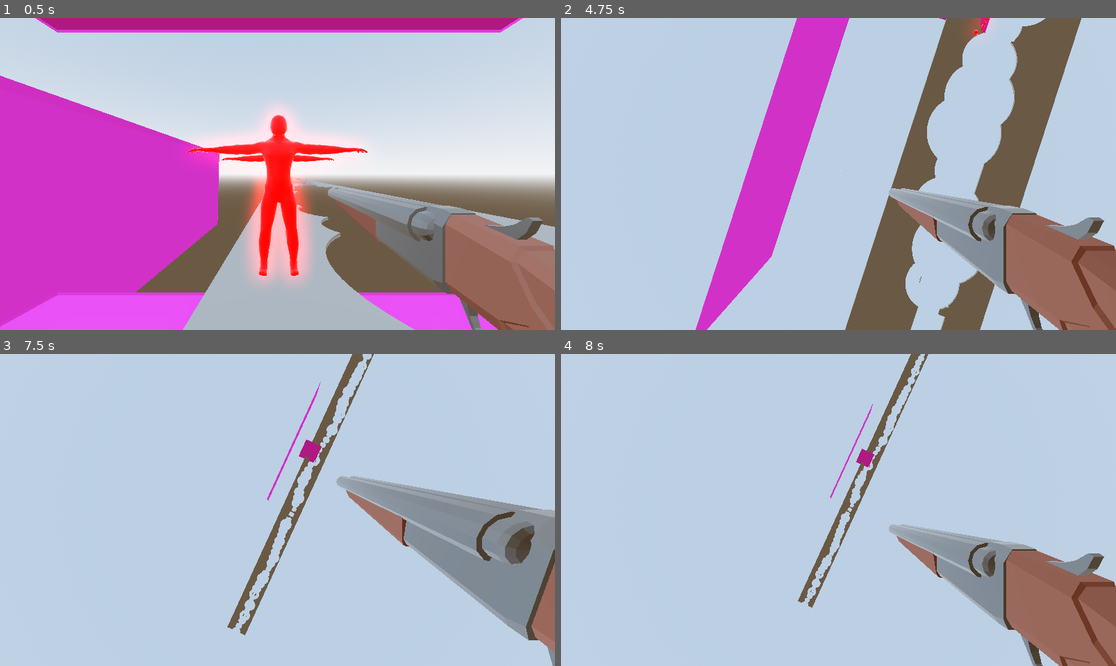
Above: before the commit, frames 1-4 (two rows, left to right).
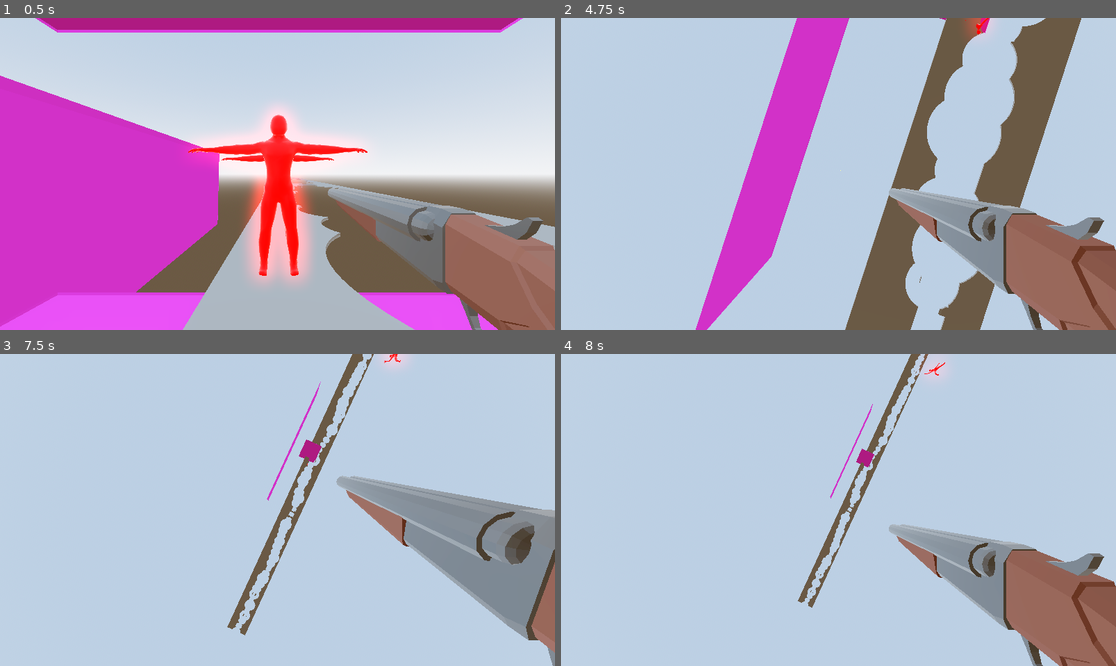
Above: after the commit, the same moments.

Repository: Games4Doritos/UWAGameJam2
Game: Godot game, scene res://Scenes/world.tscn
Same seed, same stepped clock (60 frames per second), same inputs: the game is played once before the commit and once after it. This scene is started directly instead of the project's main scene.
Inputs (mouse positions are in pixels of both pictures, inside the frame that each line leads up to):
- Up to frame 1 (0.5 s): no input
- Up to frame 2 (4.75 s): move the mouse to (832, 180) at 0.52 s; hold Shift (run) 0.53-1.28 s; hold W (forward) 0.53-2.78 s; click (832, 180) at 0.67 s; tap Space (jump) at 0.77, 1.52, 3.02, 3.77, 4.52 s; move the mouse to (877, 177) at 1.27 s; click (877, 177) at 1.35 s; move the mouse to (794, 170) at 2.02 s; hold Shift (run) 2.03-2.78 s; click (794, 170) at 2.17 s; tap Enter at 2.75 s; move the mouse to (844, 174) at 2.77 s; hold A (left) 2.78-3.53 s; click (844, 174) at 2.85 s; move the mouse to (816, 167) at 3.52 s; hold Shift (run) 3.53-4.28 s; hold W (forward) from 3.53 s (still down); click (816, 167) at 3.67 s; move the mouse to (866, 174) at 4.27 s; click (866, 174) at 4.35 s
- Up to frame 3 (7.5 s): move the mouse to (249, 510) at 5.02 s; hold Shift (run) 5.03-5.78 s; click (249, 510) at 5.17 s; move the mouse to (288, 503) at 5.77 s; release W (forward) at 5.78 s; hold D (right) 5.78-6.53 s; click (288, 503) at 5.85 s; tap Space (jump) at 6.02, 6.77 s; move the mouse to (271, 516) at 6.52 s; hold Shift (run) 6.53-7.28 s; hold W (forward) from 6.53 s (still down); click (271, 516) at 6.67 s; move the mouse to (316, 513) at 7.27 s; click (316, 513) at 7.35 s
- Up to frame 4 (8 s): keep holding W (forward); tap Space (jump) at 7.52 s

Frame 1 is identical in both runs. In frame 2, less than 0.1% of the frame differs, in the area x 72-77%, y 0-6%; in frame 3, 0.2%, in the area x 55-74%, y 0-37%; in frame 4, 0.1%.

Commit message:
fix: sounds not looping
# Problem
After enabling looping the sounds still weren't looping.

#Solution
Turned looping on after enabling.

Diff:
--- a/Scenes/electric_ball.tscn
+++ b/Scenes/electric_ball.tscn
@@ -253,6 +253,6 @@
 stream = ExtResource("6_pc6ia")
 volume_db = -2.0
 autoplay = true
-parameters/looping = false
+parameters/looping = true
 
 [connection signal="body_entered" from="." to="." method="_on_body_entered"]
--- a/Scenes/enemy.tscn
+++ b/Scenes/enemy.tscn
@@ -410,11 +410,11 @@
 shape = SubResource("CapsuleShape3D_287tu")
 
 [node name="Physical Bone mixamorig_Neck" type="PhysicalBone3D" parent="RootNode/Skeleton3D/PhysicalBoneSimulator3D" index="4"]
-transform = Transform3D(-1, 9.3311095e-17, 1.459049e-16, -1.2246469e-16, 0.2147305, -0.97667336, -1.2246469e-16, -0.97667336, -0.2147305, 0.010082372, 2.2031326, -0.0059700217)
+transform = Transform3D(-1, 9.3311095e-17, 1.459049e-16, -1.2246469e-16, 0.2147305, -0.97667336, -1.2246469e-16, -0.97667336, -0.2147305, 0.010082372, 2.2031326, -0.005971818)
 collision_layer = 2
 joint_type = 5
-joint_offset = Transform3D(1, 0, 0, 0, 1, 0, 0, 0, 1, 6.491901e-25, -0.00018649362, 0.043601263)
-body_offset = Transform3D(-1, 0, 1.4889251e-23, 0, 0.2147305, -0.97667336, 0, -0.97667336, -0.2147305, 0, 0.042624235, 0.009180377)
+joint_offset = Transform3D(1, 0, 0, 0, 1, 0, 0, 0, 1, 6.4918436e-25, -0.00018824823, 0.043600876)
+body_offset = Transform3D(-1, 0, 1.4889251e-23, 0, 0.2147305, -0.97667336, 0, -0.97667336, -0.2147305, 0, 0.042624235, 0.009178581)
 bone_name = "mixamorig_Neck"
 joint_constraints/x/linear_limit_enabled = true
 joint_constraints/x/linear_limit_upper = 0.0
@@ -485,11 +485,11 @@
 shape = SubResource("CapsuleShape3D_0830c")
 
 [node name="Physical Bone mixamorig_LeftShoulder" type="PhysicalBone3D" parent="RootNode/Skeleton3D/PhysicalBoneSimulator3D" index="5"]
-transform = Transform3D(-0.009872558, -0.32283223, -0.9464047, -0.022064637, -0.94615006, 0.32297552, -0.9997078, 0.02407067, 0.0022177454, 0.19027574, 2.1003497, -0.015574783)
+transform = Transform3D(-0.009872558, -0.32283223, -0.9464047, -0.022064637, -0.94615006, 0.32297555, -0.9997078, 0.02407067, 0.0022177442, 0.19027574, 2.1003497, -0.015574783)
 collision_layer = 2
 joint_type = 5
-joint_offset = Transform3D(1, 0, 0, 0, 1, 0, 0, 0, 1, -8.682284e-06, 5.7935107e-05, 0.0934119)
-body_offset = Transform3D(1, -5.7742e-08, -5.448237e-08, 5.122274e-09, -3.659079e-08, -0.9999999, 1.8626451e-08, 0.99999994, 6.5883796e-09, 8.687377e-06, 0.09341189, -5.7935715e-05)
+joint_offset = Transform3D(1, 0, 0, 0, 1, 0, 0, 0, 1, -8.682219e-06, 5.7932313e-05, 0.0934119)
+body_offset = Transform3D(1, -5.7742e-08, -5.5180863e-08, 5.122274e-09, -3.659079e-08, -0.9999998, 1.8626451e-08, 0.99999994, 3.6416168e-08, 8.687377e-06, 0.09341189, -5.7935715e-05)
 bone_name = "mixamorig_LeftShoulder"
 joint_constraints/x/linear_limit_enabled = true
 joint_constraints/x/linear_limit_upper = 0.0
@@ -594,11 +594,11 @@
 shape = SubResource("CapsuleShape3D_auwsv")
 
 [node name="Physical Bone mixamorig_LeftHand" type="PhysicalBone3D" parent="RootNode/Skeleton3D/PhysicalBoneSimulator3D" index="8"]
-transform = Transform3D(0.015440291, 0.6578712, -0.7529721, 0.99652517, 0.05151962, 0.0654472, 0.081848666, -0.7513662, -0.6547898, 1.1709743, 2.0091324, 0.02139545)
+transform = Transform3D(0.015440291, 0.6578712, -0.75297225, 0.99652517, 0.051519625, 0.0654472, 0.081848666, -0.75136626, -0.65478975, 1.1709743, 2.0091324, 0.02139545)
 collision_layer = 2
 joint_type = 5
-joint_offset = Transform3D(1, 0, 0, 0, 1, 0, 0, 0, 1, -8.304464e-05, -1.2222226e-05, 0.044564955)
-body_offset = Transform3D(-0.0829988, 0.7129148, 0.6963217, -4.656613e-10, 0.69873255, -0.7153831, -0.9965496, -0.059376024, -0.057993878, -0.031029727, 0.031889558, 0.002501011)
+joint_offset = Transform3D(1, 0, 0, 0, 1, 0, 0, 0, 1, -8.304464e-05, -1.2227829e-05, 0.04456496)
+body_offset = Transform3D(-0.0829988, 0.71291476, 0.6963218, -4.656613e-10, 0.6987325, -0.715383, -0.9965496, -0.05937602, -0.05799388, -0.031029727, 0.031889558, 0.002501011)
 bone_name = "mixamorig_LeftHand"
 joint_constraints/x/linear_limit_enabled = true
 joint_constraints/x/linear_limit_upper = 0.0
@@ -686,11 +686,11 @@
 shape = SubResource("CapsuleShape3D_5xdhn")
 
 [node name="Physical Bone mixamorig_RightArm" type="PhysicalBone3D" parent="RootNode/Skeleton3D/PhysicalBoneSimulator3D" index="10"]
-transform = Transform3D(-0.04632924, 0.12453999, 0.99113244, 0.0080812145, -0.9921186, 0.12504166, 0.9988935, 0.013802639, 0.04495767, -0.44527283, 2.0465627, -0.023001265)
+transform = Transform3D(-0.04632924, 0.12453999, 0.99113244, 0.008081215, -0.9921186, 0.12504166, 0.99889356, 0.013802639, 0.044957668, -0.44527283, 2.0465627, -0.023001265)
 collision_layer = 2
 joint_type = 2
-joint_offset = Transform3D(1, 0, 0, 0, 1, 0, 0, 0, 1, -1.4728544e-08, 8.697534e-08, 0.18845062)
-body_offset = Transform3D(1, 1.2479722e-07, 6.3329935e-08, 2.9802322e-08, -5.266047e-07, -1, -8.940697e-08, 1, -4.6152854e-07, 2.7939677e-09, 0.18845062, 0)
+joint_offset = Transform3D(1, 0, 0, 0, 1, 0, 0, 0, 1, -1.543058e-08, 8.696438e-08, 0.18845062)
+body_offset = Transform3D(0.99999994, 1.2479722e-07, 6.7055225e-08, 2.9802322e-08, -5.266047e-07, -1, -9.033829e-08, 1, -4.6147034e-07, 2.7939677e-09, 0.18845062, 0)
 bone_name = "mixamorig_RightArm"
 joint_constraints/swing_span = 45.0
 joint_constraints/twist_span = 0.0
@@ -703,11 +703,11 @@
 shape = SubResource("CapsuleShape3D_4jyny")
 
 [node name="Physical Bone mixamorig_RightForeArm" type="PhysicalBone3D" parent="RootNode/Skeleton3D/PhysicalBoneSimulator3D" index="11"]
-transform = Transform3D(0.0515013, 0.023725156, 0.9983911, 0.020355785, -0.99953496, 0.022702303, 0.9984655, 0.019153835, -0.051960293, -0.87462956, 2.0174336, -0.018846262)
+transform = Transform3D(0.051501296, 0.023725158, 0.9983911, 0.020355785, -0.999535, 0.022702303, 0.9984654, 0.019153837, -0.051960293, -0.87462956, 2.0174336, -0.018846262)
 collision_layer = 2
 joint_type = 2
-joint_offset = Transform3D(1, 0, 0, 0, 1, 0, 0, 0, 1, -1.5981253e-06, -4.898176e-05, 0.24296936)
-body_offset = Transform3D(0.99999994, -2.2351742e-08, 1.1958182e-06, 1.1585653e-06, 3.7590507e-07, -0.9999999, 5.9604645e-08, 1.0000001, 4.360918e-07, 1.3075769e-06, 0.24296933, 4.887581e-05)
+joint_offset = Transform3D(1, 0, 0, 0, 1, 0, 0, 0, 1, -1.5981252e-06, -4.8981765e-05, 0.24296936)
+body_offset = Transform3D(1, -2.2351742e-08, 1.1958182e-06, 1.1585653e-06, 3.7578866e-07, -0.9999999, 5.9604645e-08, 1, 4.360918e-07, 1.3075769e-06, 0.24296933, 4.887581e-05)
 bone_name = "mixamorig_RightForeArm"
 joint_constraints/swing_span = 45.0
 joint_constraints/twist_span = 0.0
@@ -737,11 +737,11 @@
 shape = SubResource("CapsuleShape3D_ve8xs")
 
 [node name="Physical Bone mixamorig_LeftLeg" type="PhysicalBone3D" parent="RootNode/Skeleton3D/PhysicalBoneSimulator3D" index="13"]
-transform = Transform3D(-0.99771625, 7.361928e-05, -0.0675449, -0.06754473, 0.0013993804, 0.9977153, 0.00016797206, 0.9999991, -0.0013912119, 0.23927768, 0.41173577, -0.0024750354)
+transform = Transform3D(-0.99771625, 7.3675554e-05, -0.0675449, -0.06754473, 0.0013993803, 0.9977153, 0.0001680282, 0.9999991, -0.001391208, 0.2393063, 0.41173583, -0.002474438)
 collision_layer = 2
 joint_type = 2
-joint_offset = Transform3D(1, 0, 0, 0, 1, 0, 0, 0, 1, 0.00032693805, -6.619084e-05, 0.31356436)
-body_offset = Transform3D(1, -3.430483e-06, -8.7711436e-07, -8.913178e-07, 2.0954758e-07, -1.0000001, 3.430483e-06, 1.0000001, 2.0954758e-07, -0.00032666326, 0.3135644, 6.612402e-05)
+joint_offset = Transform3D(1, 0, 0, 0, 1, 0, 0, 0, 1, 0.00035548868, -6.6791705e-05, 0.31356624)
+body_offset = Transform3D(1, -3.486639e-06, -8.7711373e-07, -8.9123967e-07, 2.1338928e-07, -1.0000001, 3.4866243e-06, 1.0000001, 2.1338928e-07, -0.00035521388, 0.31356627, 6.672356e-05)
 bone_name = "mixamorig_LeftLeg"
 joint_constraints/swing_span = 45.0
 joint_constraints/twist_span = 0.0
@@ -754,11 +754,11 @@
 shape = SubResource("CapsuleShape3D_q0iv8")
 
 [node name="Physical Bone mixamorig_LeftFoot" type="PhysicalBone3D" parent="RootNode/Skeleton3D/PhysicalBoneSimulator3D" index="14"]
-transform = Transform3D(-0.9959886, -0.08889768, 0.010194984, -0.0675108, 0.8213353, 0.56643677, -0.058728416, 0.56347626, -0.8240421, 0.25918874, 0.047796432, 0.07257331)
+transform = Transform3D(-0.9959886, -0.08889768, 0.010194988, -0.0675108, 0.8213353, 0.56643677, -0.058728416, 0.56347626, -0.82404214, 0.25918874, 0.047796432, 0.07257331)
 collision_layer = 2
 joint_type = 5
-joint_offset = Transform3D(1, 0, 0, 0, 1, 0, 0, 0, 1, -1.1931056e-06, 6.964439e-07, 0.09062516)
-body_offset = Transform3D(1.0000001, 1.4901161e-08, 1.1175871e-08, 3.7252903e-09, -6.824732e-06, -1.0000001, -3.7252903e-09, 1.0000002, -6.6161156e-06, 1.1920929e-06, 0.09062517, -9.685755e-08)
+joint_offset = Transform3D(1, 0, 0, 0, 1, 0, 0, 0, 1, -1.1931056e-06, 6.937432e-07, 0.09062517)
+body_offset = Transform3D(1.0000001, 1.4901161e-08, 1.1175871e-08, 3.7252903e-09, -6.824732e-06, -1, -3.7252903e-09, 1.0000002, -6.5863132e-06, 1.1920929e-06, 0.09062517, -9.685755e-08)
 bone_name = "mixamorig_LeftFoot"
 joint_constraints/x/linear_limit_enabled = true
 joint_constraints/x/linear_limit_upper = 0.0
@@ -829,11 +829,11 @@
 shape = SubResource("CapsuleShape3D_c1gwg")
 
 [node name="Physical Bone mixamorig_RightUpLeg" type="PhysicalBone3D" parent="RootNode/Skeleton3D/PhysicalBoneSimulator3D" index="15"]
-transform = Transform3D(-0.9965967, -1.8991515e-06, 0.08243269, 0.08243263, -0.0012337534, 0.9965959, 9.980892e-05, 0.9999992, 0.0012297111, -0.1724508, 1.0286975, -0.0035341387)
+transform = Transform3D(-0.9965967, -1.9132349e-06, 0.08243269, 0.08243263, -0.0012337534, 0.9965959, 9.979489e-05, 0.9999992, 0.0012297123, -0.1724508, 1.0286975, -0.0035341387)
 collision_layer = 2
 joint_type = 2
-joint_offset = Transform3D(1, 0, 0, 0, 1, 0, 0, 0, 1, 6.642584e-08, -5.0768012e-08, 0.3051749)
-body_offset = Transform3D(0.9999998, 1.89188e-06, -2.1766446e-07, -2.1957709e-07, 1.6600825e-07, -0.99999976, -1.8918654e-06, 1, 1.663575e-07, 0, 0.30517483, 0)
+joint_offset = Transform3D(1, 0, 0, 0, 1, 0, 0, 0, 1, 6.6425805e-08, -5.1123283e-08, 0.3051749)
+body_offset = Transform3D(0.9999998, 1.9059153e-06, -2.1766434e-07, -2.1955984e-07, 1.671724e-07, -0.99999976, -1.9059007e-06, 1, 1.6752165e-07, 0, 0.30517483, 0)
 bone_name = "mixamorig_RightUpLeg"
 joint_constraints/swing_span = 45.0
 joint_constraints/twist_span = 0.0
@@ -846,11 +846,11 @@
 shape = SubResource("CapsuleShape3D_3mxp7")
 
 [node name="Physical Bone mixamorig_RightLeg" type="PhysicalBone3D" parent="RootNode/Skeleton3D/PhysicalBoneSimulator3D" index="16"]
-transform = Transform3D(-0.9977162, 0.00028662934, 0.06754544, 0.06754599, 0.0030072613, 0.9977117, 8.284669e-05, 0.99999547, -0.003019754, -0.21877807, 0.4118463, -0.002963882)
+transform = Transform3D(-0.9977161, 0.00028662934, 0.06754543, 0.06754598, 0.0030072613, 0.9977117, 8.284667e-05, 0.99999547, -0.003019754, -0.21877807, 0.4118463, -0.002963882)
 collision_layer = 2
 joint_type = 2
-joint_offset = Transform3D(1, 0, 0, 0, 1, 0, 0, 0, 1, -4.0223085e-08, 1.0060443e-06, 0.31343243)
-body_offset = Transform3D(0.9999999, 4.883914e-07, 1.2832939e-07, 1.3815176e-07, -3.2109674e-06, -0.9999999, -4.883914e-07, 1, -3.2123644e-06, 0, 0.3134324, 8.1490725e-10)
+joint_offset = Transform3D(1, 0, 0, 0, 1, 0, 0, 0, 1, -3.7887833e-08, 1.0060443e-06, 0.31343243)
+body_offset = Transform3D(0.99999994, 4.883914e-07, 1.2087881e-07, 1.3070124e-07, -3.2109674e-06, -0.9999999, -4.883768e-07, 1, -3.2123644e-06, 0, 0.3134324, 8.1490725e-10)
 bone_name = "mixamorig_RightLeg"
 joint_constraints/swing_span = 45.0
 joint_constraints/twist_span = 0.0
@@ -971,7 +971,7 @@
 stream = ExtResource("3_afpow")
 volume_db = -10.0
 autoplay = true
-parameters/looping = false
+parameters/looping = true
 
 [connection signal="area_entered" from="Area3D" to="." method="_on_area_3d_area_entered"]
 [connection signal="timeout" from="Timer" to="." method="_on_timer_timeout"]
--- a/Scenes/world.tscn
+++ b/Scenes/world.tscn
@@ -49,7 +49,7 @@
 mesh = SubResource("BoxMesh_a02cp")
 material = SubResource("StandardMaterial3D_5a7ea")
 
-[node name="Node3D" parent="." instance=ExtResource("3_5a7ea")]
+[node name="player" parent="." instance=ExtResource("3_5a7ea")]
 transform = Transform3D(1, 0, 0, 0, 1, 0, 0, 0, 1, 0, 2.2996776, 0)
 
 [node name="CSGMesh3D3" parent="." instance=ExtResource("4_8j60k")]
@@ -72,4 +72,4 @@
 [node name="Root Scene2" parent="." instance=ExtResource("5_fo5ed")]
 transform = Transform3D(1, 0, 0, 0, 0.99999994, 0, 0, 0, 0.99999994, 0, 0.7699921, -3.4396124)
 
-[connection signal="timeout" from="gravityTimer" to="." method="_on_gravityTimer_timeout"]
+[connection signal="timeout" from="gravityTimer" to="." method="_on_gravity_timer_timeout"]
